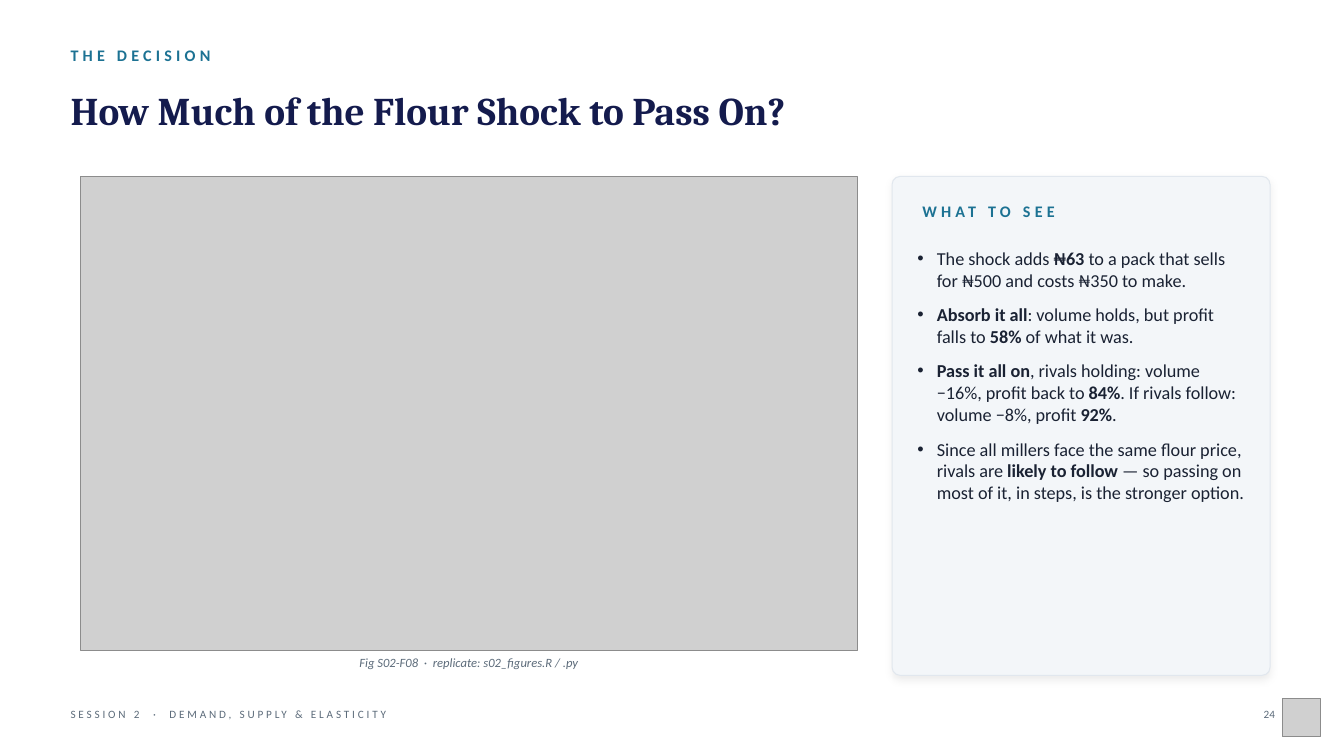
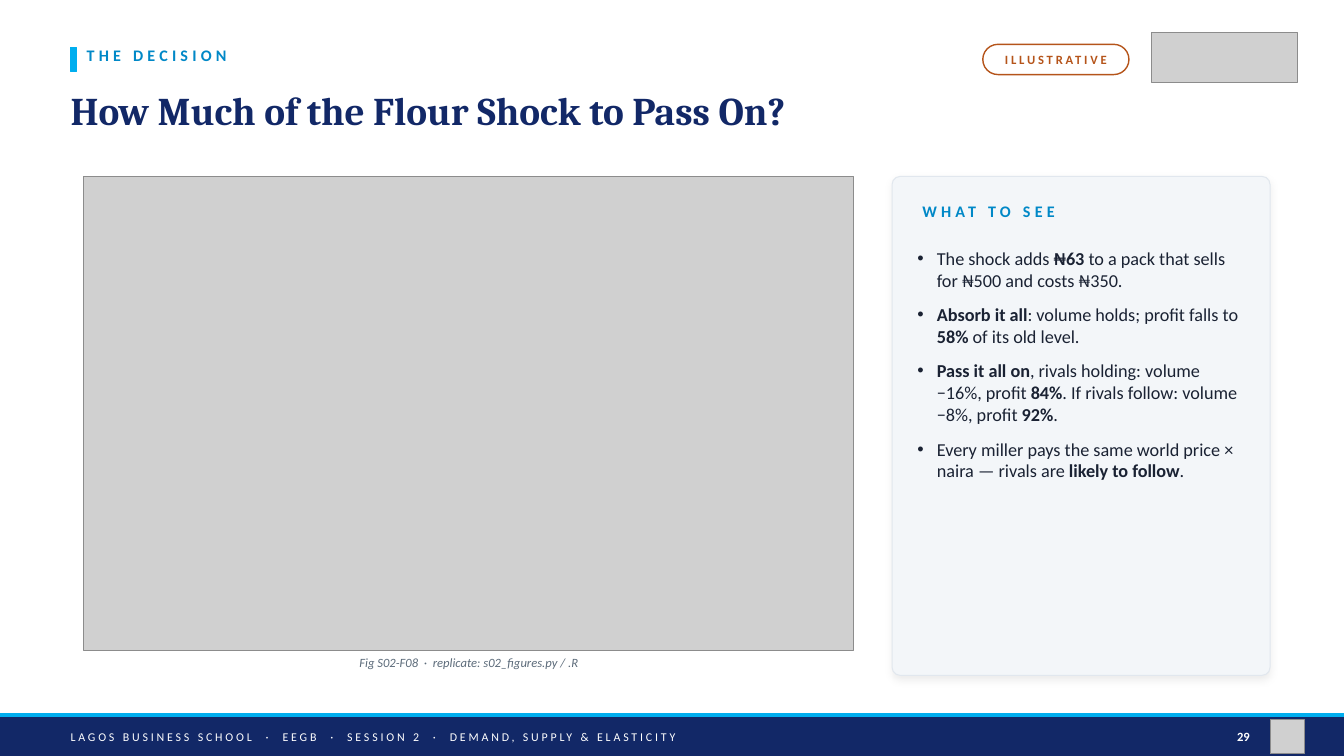
Before and after one commit to adibongo/eegb, a slide deck: slide 29 of sessions/s02/slides/EEGB_S02_Demand_Supply_Elasticity_with_Behavioural_Insights.pptx (slide 24 before the commit). Drawn at 1344x756 pixels with LibreOffice and Linux fonts; fonts in the diff are those of the drawing; grey boxes stand for pictures. Boxes give left, top, right and bottom in pixels: in the first picture for what was removed or moved away, otherwise in the second. Text is boxed around its words. In the diff, an @@ line names an element or a change of style, - is before the commit and + after.

```diff
--- a/sessions/s02/slides/EEGB_S02_Demand_Supply_Elasticity_with_Behavioural_Insights.pptx
+++ b/sessions/s02/slides/EEGB_S02_Demand_Supply_Elasticity_with_Behavioural_Insights.pptx
@@ rectangle added at [71, 47, 77, 72], fill #00AEEF, outline #00AEEF 1 pt @@
@@ text "THE DECISION" at [87, 50, 226, 61]: text colour #1C7293 to #0088C7 @@
@@ text "THE DECISION": place and size @@
-text "THE DECISION" at [71, 50, 210, 61]
+text "THE DECISION" at [87, 50, 226, 61]
@@ rounded rectangle added at [983, 44, 1129, 75], fill #FFFFFF, outline #B5541A 1 pt @@
@@ text added at [983, 44, 1129, 75], 9 pt, text #B5541A, bold @@
+ILLUSTRATIVE
@@ picture added at [1151, 32, 1298, 82] @@
@@ text "How Much of the Flour ..." at [71, 97, 786, 126]: text colour #141B4D to #122867 @@
@@ text "WHAT TO SEE" at [988, 206, 1011, 217]: text colour #1C7293 to #0088C7 @@
@@ text at [937, 252, 1239, 480]: text changed @@
-• The shock adds ₦63 to a pack that sells for ₦500 and costs ₦350 to make.
-• Absorb it all: volume holds, but profit falls to 58% of what it was.
-• Pass it all on, rivals holding: volume −16%, profit back to 84%. If rivals follow: volume −8%, profit 92%.
-• Since all millers face the same flour price, rivals are likely to follow — so passing on most of it, in steps, is the stronger option.
+• The shock adds ₦63 to a pack that sells for ₦500 and costs ₦350.
+• Absorb it all: volume holds; profit falls to 58% of its old level.
+• Pass it all on, rivals holding: volume −16%, profit 84%. If rivals follow: volume −8%, profit 92%.
+• Every miller pays the same world price × naira — rivals are likely to follow.
@@ text at [359, 658, 578, 669]: text changed @@
-Fig S02-F08 · replicate: s02_figures.R / .py
+Fig S02-F08 · replicate: s02_figures.py / .R
@@ rectangle added at [0, 714, 1344, 718], fill #00AEEF, outline #00AEEF 1 pt @@
@@ rectangle added at [0, 718, 1344, 756], fill #122867, outline #122867 1 pt @@
@@ text "LAGOS BUSINESS SCHOOL · EEGB ..." at [71, 733, 419, 741]: vertical alignment top to middle @@
@@ text removed at [1264, 711, 1275, 718] @@
-24
@@ text at [71, 733, 419, 741]: text changed; size 8 to 8.5 pt; text colour #5C6B7A to #FFFFFF @@
-SESSION 2 · DEMAND, SUPPLY & ELASTICITY
+LAGOS BUSINESS SCHOOL · EEGB · SESSION 2 · DEMAND, SUPPLY & ELASTICITY
@@ text added at [1237, 732, 1250, 741], 9 pt, text #FFFFFF, bold @@
+29
@@ picture: place and size @@
-picture at [1282, 699, 1321, 737]
+picture at [1270, 720, 1305, 754]
```
Also in this commit, not shown: 23 other slides changed, 15 slides added, 5 slides removed, 27 other files.
